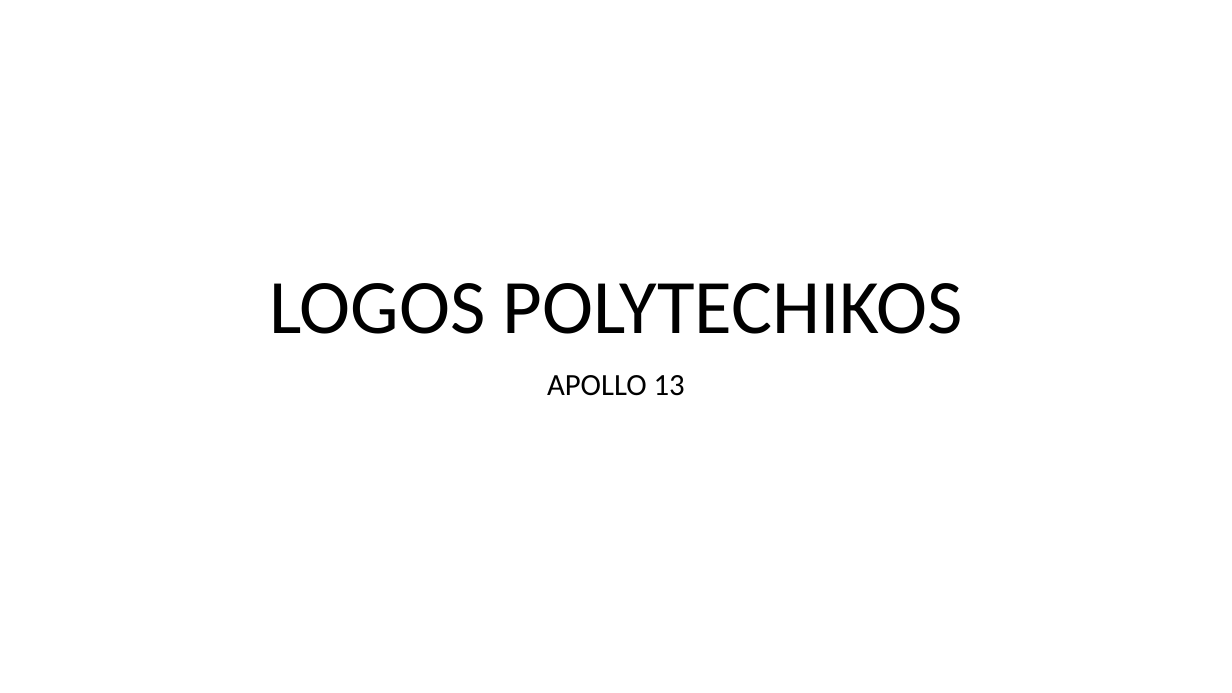
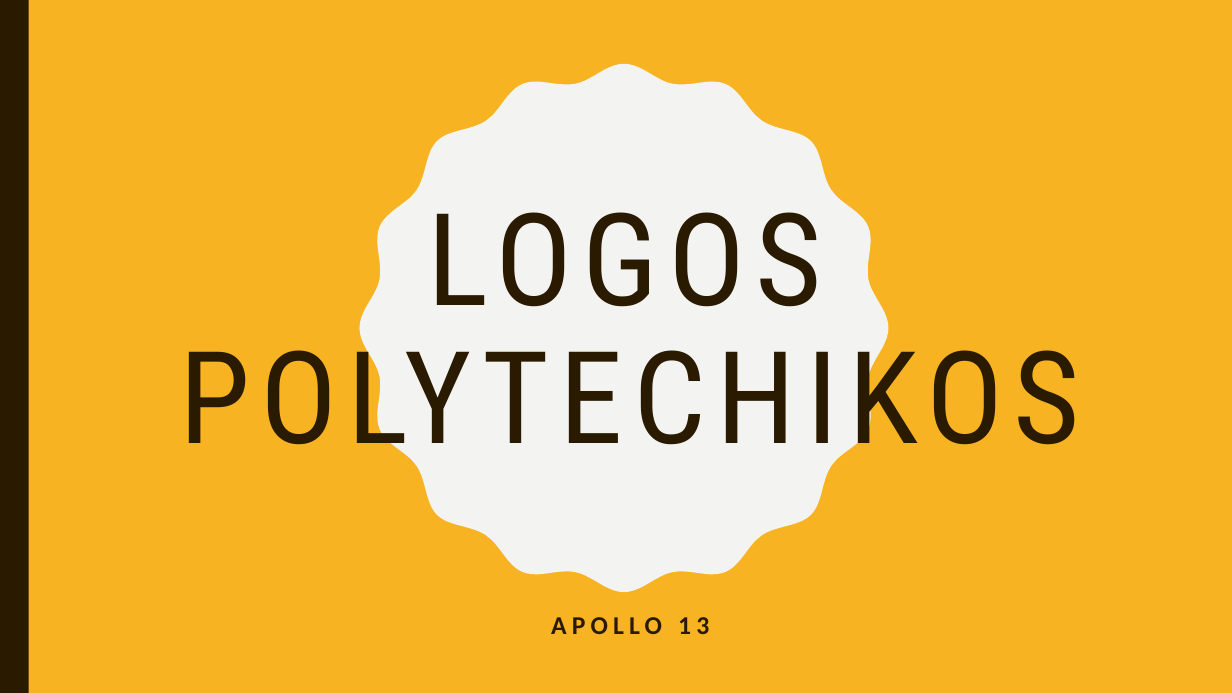
Before and after one commit to hruska07/Apollo13, a slide deck: slide 1 of docs/Apollo 13 - Logos Polytechnikos.pptx. Drawn at 1232x693 pixels with LibreOffice and Linux fonts; fonts in the diff are those of the drawing. Boxes give left, top, right and bottom in pixels: in the first picture for what was removed or moved away, otherwise in the second. Text is boxed around its words. In the diff, an @@ line names an element or a change of style, - is before the commit and + after.

```diff
--- a/docs/Apollo 13 - Logos Polytechnikos.pptx
+++ b/docs/Apollo 13 - Logos Polytechnikos.pptx
@@ background #FFFFFF to #F8B323 @@
@@ rectangle added at [0,0,29,693], fill #2A1A00 @@
@@ freeform shape added at [360,64,889,592], fill #F3F3F2 @@
@@ title "LOGOS POLYTECHIKOS": place and size @@
-title "LOGOS POLYTECHIKOS" at [269,283,963,334]
+title "LOGOS POLYTECHIKOS" at [179,212,1080,474]
@@ title "LOGOS POLYTECHIKOS" at [179,212,1080,474]: size 60 to 100 pt, font Calibri to Roboto Condensed, text colour #000000 to #2A1A00, letter spacing 0 to 8 pt; vertical alignment bottom to middle @@
@@ subtitle "APOLLO 13": place and size @@
-subtitle "APOLLO 13" at [547,375,685,396]
+subtitle "APOLLO 13" at [551,617,709,634]
@@ subtitle "APOLLO 13" at [551,617,709,634]: size 24 to 20 pt, text colour #000000 to #2A1A00, letter spacing 0 to 4 pt, bold on; line spacing 0.9 to 1; less space between paragraphs @@
```
Also in this commit, not shown: 8 other slides changed, 4 slides added.
